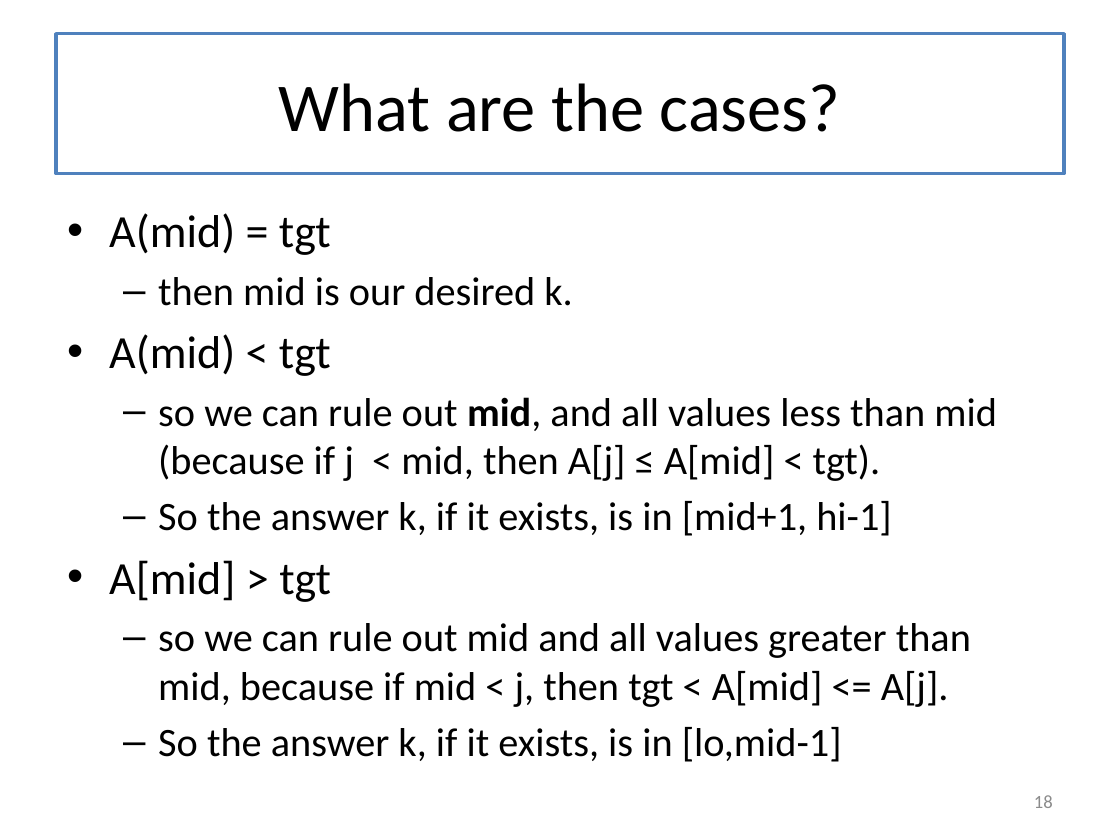
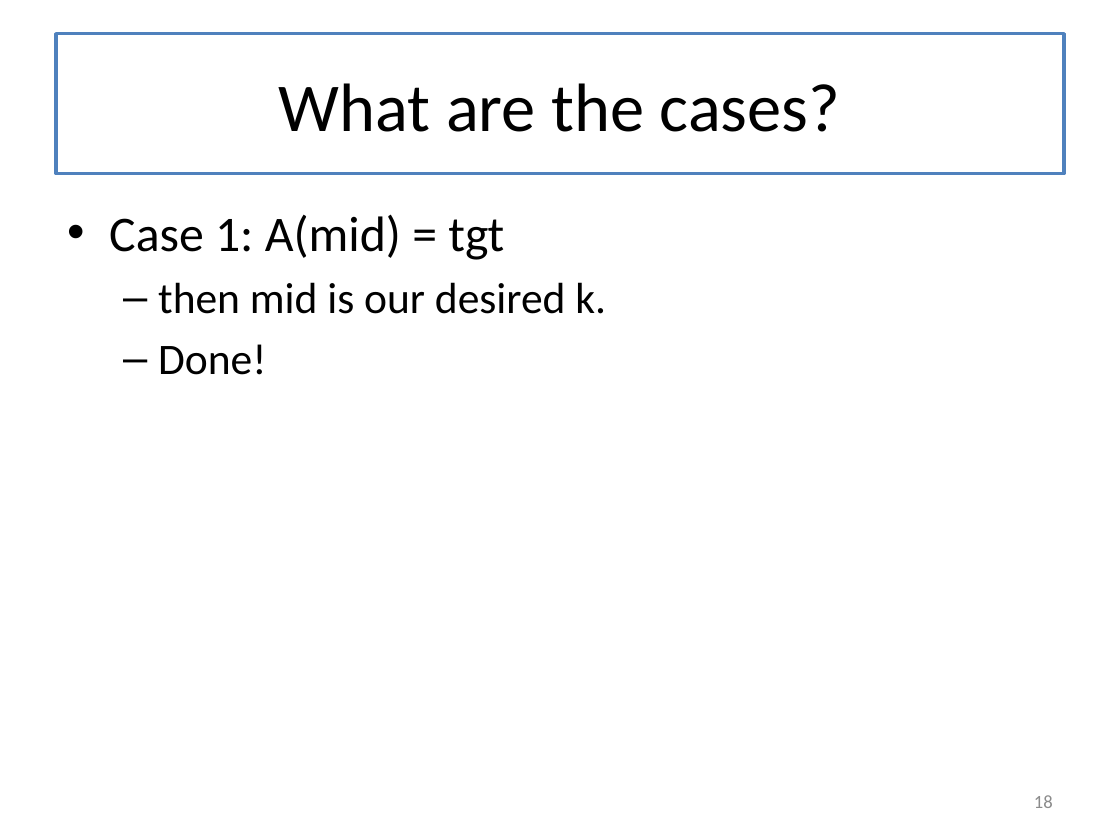
Before and after one commit to mwand/cs5010f17, a slide deck: slide 18 of Slides/Lesson 8.2 Binary Search.pptx. Drawn at 1120x840 pixels with LibreOffice and Linux fonts; fonts in the diff are those of the drawing. Boxes give left, top, right and bottom in pixels: in the first picture for what was removed or moved away, otherwise in the second. Text is boxed around its words. In the diff, an @@ line names an element or a change of style, - is before the commit and + after.

```diff
--- a/Slides/Lesson 8.2 Binary Search.pptx
+++ b/Slides/Lesson 8.2 Binary Search.pptx
@@ text at <box>109,214,504,260</box>: text changed; size 29.6 to 32 pt @@
-• A(mid) = tgt
+• Case 1: A(mid) = tgt
@@ text at <box>158,282,606,314</box>: size 25.9 to 28 pt in "then mid is our desired k." @@
@@ text at <box>158,344,266,375</box>: text changed; size 25.9 to 28 pt @@
-• A(mid) < tgt
-  – so we can rule out mid, and all values less than mid (because if j < mid, then A[j] ≤ A[mid] < tgt).
-  – So the answer k, if it exists, is in [mid+1, hi-1]
-• A[mid] > tgt
-  – so we can rule out mid and all values greater than mid, because if mid < j, then tgt < A[mid] <= A[j].
-  – So the answer k, if it exists, is in [lo,mid-1]
+  – Done!
```
Also in this commit, not shown: 5 other slides changed, 5 slides added, 1 slide removed, 1 other file.
